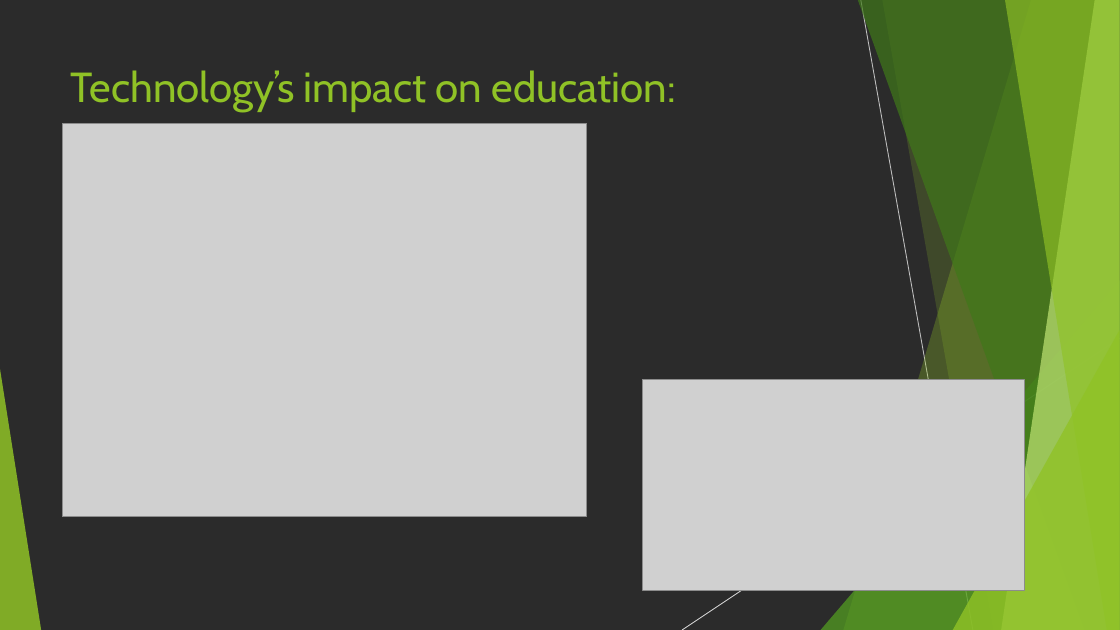
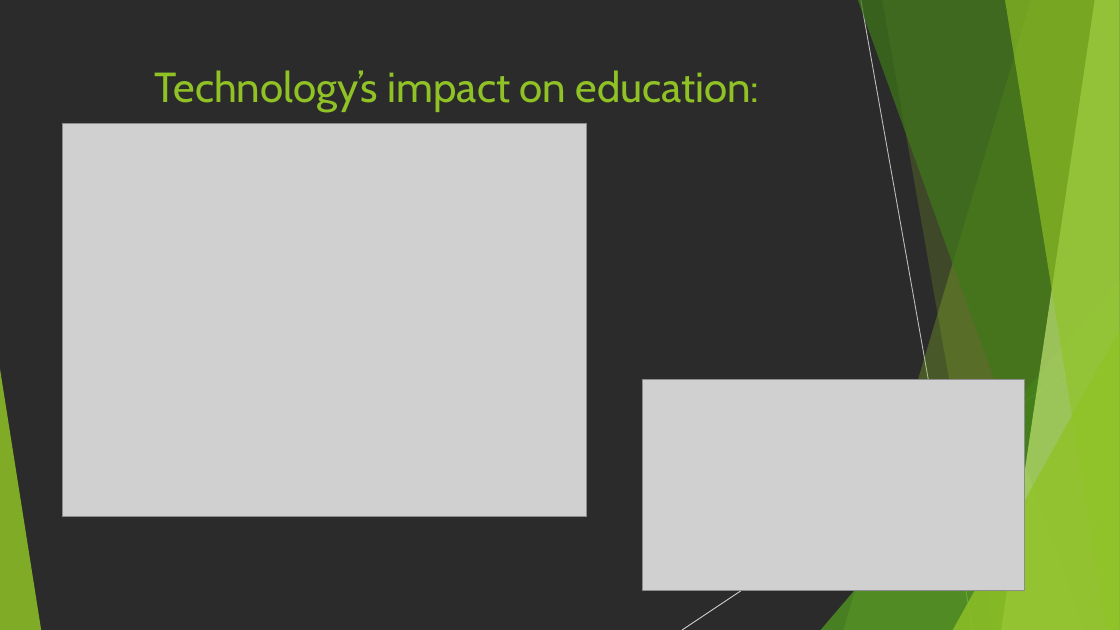
Before and after one commit to gpasley/uncc-group4-project1, a slide deck: slide 8 of The Technology that Changed the World.pptx. Drawn at 1120x630 pixels with LibreOffice and Linux fonts; fonts in the diff are those of the drawing; grey boxes stand for pictures; background and template pictures are left out; a plain dark background stands for a picture behind light text. Boxes give left, top, right and bottom in pixels: in the first picture for what was removed or moved away, otherwise in the second. Text is boxed around its words. In the diff, an @@ line names an element or a change of style, - is before the commit and + after.

```diff
--- a/The Technology that Changed the World.pptx
+++ b/The Technology that Changed the World.pptx
@@ title "Technology’s impact on education:" at (155, 70, 760, 112): alignment left to centre @@
```
Also in this commit, not shown: 2 slides added.
